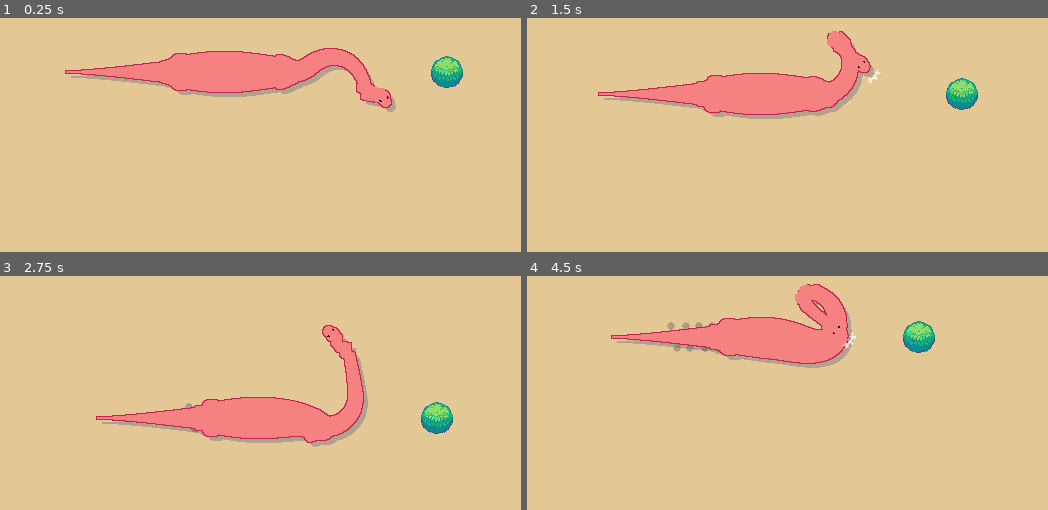
Above: before the commit, frames 1-4 (two rows, left to right).
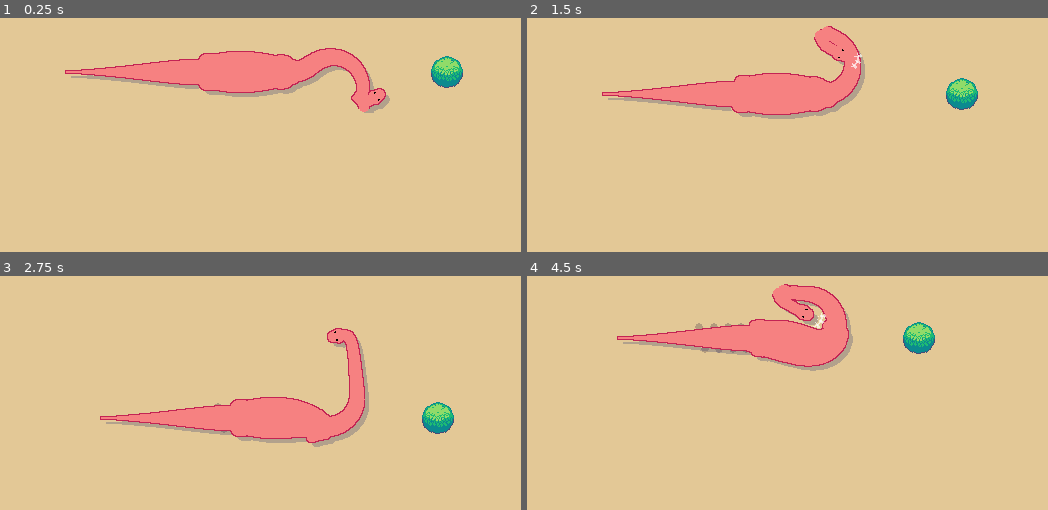
Above: after the commit, the same moments.

Repository: jentaruno/menchie
Game: Godot game, scene res://scenes/main.tscn
The game is run twice, just before and just after one commit, with the same random seed, the same clock (stepped at 60 frames per second) and the same inputs.
Inputs (mouse positions are in pixels of both pictures, inside the frame that each line leads up to):
- Up to frame 1 (0.25 s): no input
- Up to frame 2 (1.5 s): move the mouse to (959, 53) at 0.52 s; hold Right (move_right) 0.53-1.28 s; click (959, 53) at 0.67 s; move the mouse to (688, 90) at 1.27 s; hold Down (move_down) from 1.28 s (still down); click (688, 90) at 1.42 s
- Up to frame 3 (2.75 s): move the mouse to (outside the picture) at 2.02 s; release Down (move_down) at 2.03 s; hold Right (move_right) from 2.03 s (still down); click (outside the picture) at 2.17 s
- Up to frame 4 (4.5 s): move the mouse to (787, 402) at 2.77 s; release Right (move_right) at 2.78 s; hold Up (move_up) 2.78-3.53 s; click (787, 402) at 2.92 s; move the mouse to (1011, 383) at 3.52 s; hold Left (move_left) from 3.53 s (still down); click (1011, 383) at 3.67 s; move the mouse to (outside the picture) at 4.27 s; click (outside the picture) at 4.42 s

The runs differ from the first frame. In frame 1, 1.4% of the frame differs, in the area x 30-77%, y 12-41%; in frame 2, 1.9%; in frame 3, 2.4%; in frame 4, 3.0%, in the area x 16-79%, y 3-41%.

Commit message:
slightly smoother lerp

Diff:
--- a/player/body_parts/dino_neck.gd
+++ b/player/body_parts/dino_neck.gd
@@ -29,10 +29,12 @@
 @export_range(1, 20, 1) var constraint_iterations: int = 10
 ## Enable or disable constraints
 @export var enable_constraint: bool = true
-## Movement lerp
-@export var lerp_amount: float = 0.05
 ## Show rotation constraint gizmos during runtime?
 @export var show_rotation_constraints: bool = false
+## Per-bone movement lerp
+@export var lerp_amount: float = 0.05
+## Per-bone easing (to make bones further from the base have a higher lerp amount)
+@export var ease_amount: float = 1.2
 #endregion
 
 #region Private variables
@@ -49,7 +51,7 @@
 
 func _physics_process(_delta: float) -> void:
 	_base_position = global_position
-	var target_position: Vector2 = get_global_mouse_position()
+	var target_position = get_global_mouse_position()
 	var prev_bones = _bones.duplicate()
 	solve_ik(target_position)
 
@@ -57,7 +59,7 @@
 		# Make lerp amount ease so that the base is always attached to the body,
 		# but the tip moves smoothly
 		var ease_x = float(num_bones - i) / num_bones
-		var curr_bone_lerp = ease(ease_x, 2) + lerp_amount
+		var curr_bone_lerp = ease(ease_x, ease_amount) + lerp_amount
 		_bones[i] = prev_bones[i].lerp(_bones[i], curr_bone_lerp)
 
 	apply_length_constraints()
--- a/player/body_parts/growth_manager.gd
+++ b/player/body_parts/growth_manager.gd
@@ -1,21 +1,23 @@
 @tool
 class_name GrowthManager extends Node
 
+@export var body: DinoBody
 ## Body length over level
 @export var body_length: Curve
+@export var neck: DinoNeck
+## Neck length over level
 @export var neck_length: Curve
+@export var tail: DinoTail
+## Tail length over level
 @export var tail_length: Curve
 
-@onready var _body: DinoBody = %Body
-@onready var _neck: DinoNeck = %Neck
-@onready var _tail: DinoTail = %Tail
-
-@export_range(0.0, 1.0) var preview_growth: float:
+const max_level: int = 999
+@export_range(0.0, max_level) var preview_growth: float:
 	set(value):
 		preview_growth = value
-		grow(preview_growth)
+		grow(value / max_level)
 
 func grow(level: float) -> void:
-	_body.curr_length = body_length.sample(level)
-	_neck.curr_length = neck_length.sample(level)
-	_tail.curr_length = tail_length.sample(level)
+	body.curr_length = body_length.sample(level)
+	neck.curr_length = neck_length.sample(level)
+	tail.curr_length = tail_length.sample(level)
--- a/player/menchie.tscn
+++ b/player/menchie.tscn
@@ -38,18 +38,18 @@
 point_count = 2
 
 [sub_resource type="Curve" id="Curve_7ytui"]
-_limits = [0.0, 2000.0, 0.0, 999.0]
-_data = [Vector2(0, 96), 0.0, 0.0, 0, 0, Vector2(999, 1024), 0.0, 0.0, 0, 0]
+_limits = [0.0, 2000.0, 0.0, 1.0]
+_data = [Vector2(0, 96), 0.0, 0.0, 0, 0, Vector2(1, 1024), 0.0, 0.0, 0, 0]
 point_count = 2
 
 [sub_resource type="Curve" id="Curve_58t8l"]
-_limits = [0.0, 2000.0, 0.0, 999.0]
-_data = [Vector2(0, 128), 0.0, 0.0, 0, 0, Vector2(999, 1024), 0.0, 0.0, 0, 0]
+_limits = [0.0, 2000.0, 0.0, 1.0]
+_data = [Vector2(0, 128), 0.0, 0.0, 0, 0, Vector2(1, 1024), 0.0, 0.0, 0, 0]
 point_count = 2
 
 [sub_resource type="Curve" id="Curve_y8rs7"]
-_limits = [0.0, 2000.0, 0.0, 999.0]
-_data = [Vector2(0, 160), 0.0, 0.0, 0, 0, Vector2(999, 1024), 0.0, 0.0, 0, 0]
+_limits = [0.0, 2000.0, 0.0, 1.0]
+_data = [Vector2(0, 160), 0.0, 0.0, 0, 0, Vector2(1, 1024), 0.0, 0.0, 0, 0]
 point_count = 2
 
 [sub_resource type="ShaderMaterial" id="ShaderMaterial_7ytui"]
@@ -71,7 +71,6 @@
 begin_cap_mode = 2
 end_cap_mode = 2
 script = ExtResource("1_3vfhu")
-curr_length = 128.0
 
 [node name="Neck" type="Line2D" parent="Body" unique_id=583472671]
 unique_name_in_owner = true
@@ -238,10 +237,13 @@
 lines = [NodePath("../Body"), NodePath("../Body/Neck"), NodePath("../Body/Neck/Head/HeadLine2D"), NodePath("../Body/Tai …(262 unchanged characters)…
 color = Color(0.9647059, 0.5058824, 0.5058824, 1)
 
-[node name="GrowthManager" type="Node" parent="." unique_id=1588671250]
+[node name="GrowthManager" type="Node" parent="." unique_id=1588671250 node_paths=PackedStringArray("body", "neck", "tail")]
 script = ExtResource("10_7ytui")
+body = NodePath("../Body")
 body_length = SubResource("Curve_7ytui")
+neck = NodePath("../Body/Neck")
 neck_length = SubResource("Curve_58t8l")
+tail = NodePath("../Body/Tail")
 tail_length = SubResource("Curve_y8rs7")
 
 [node name="OutlineAndShadow" type="CanvasGroup" parent="." unique_id=1774751120 node_paths=PackedStringArray("body_parts")]
